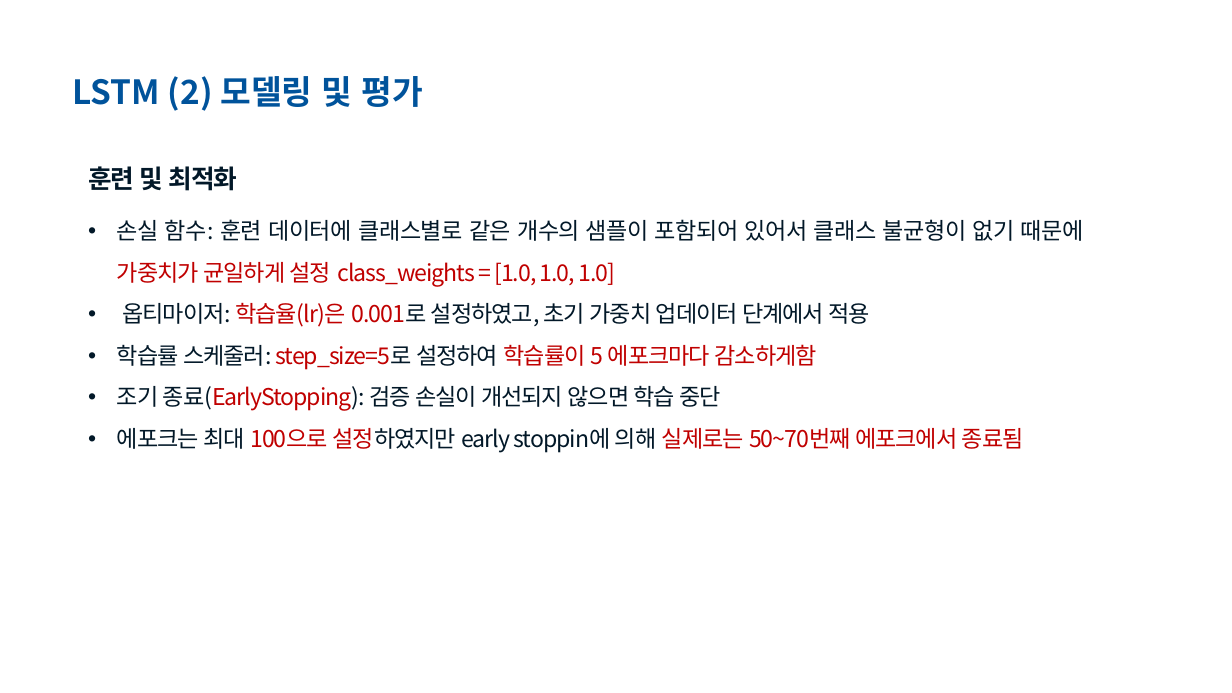
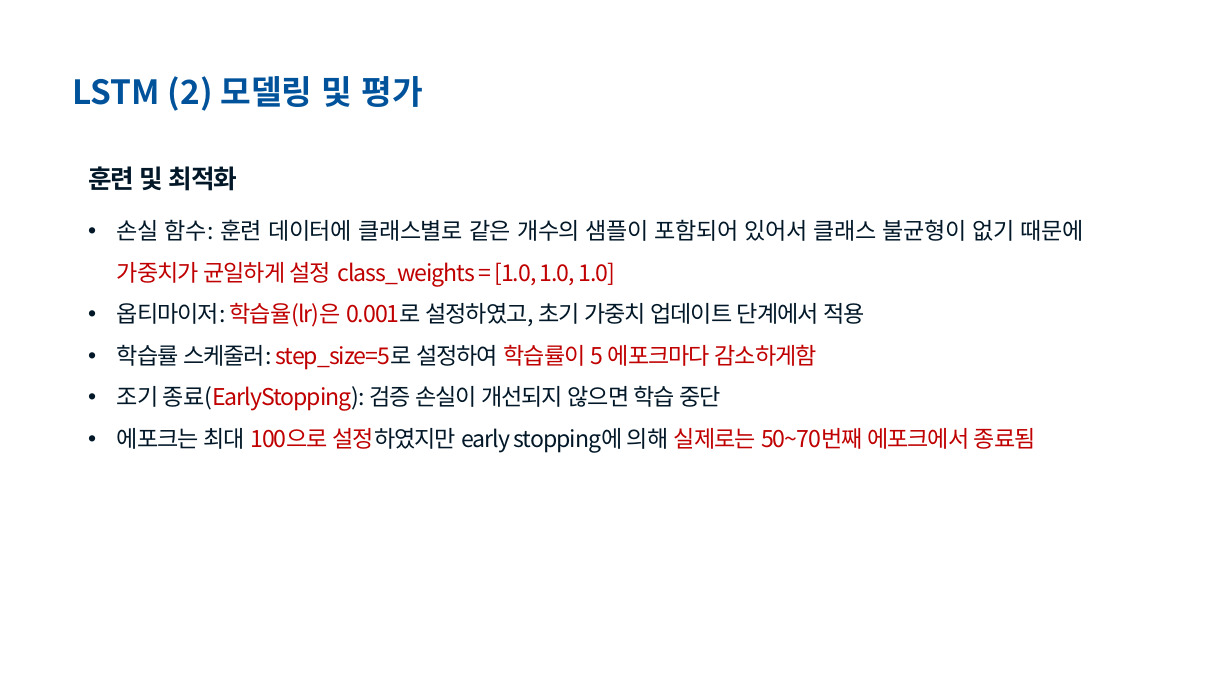
Before and after one commit to ezypzylemon/mini2, a slide deck: slide 6 of 발표자료.pptx. Drawn at 1232x693 pixels with LibreOffice and Linux fonts; fonts in the diff are those of the drawing. Boxes give left, top, right and bottom in pixels: in the first picture for what was removed or moved away, otherwise in the second. Text is boxed around its words. In the diff, an @@ line names an element or a change of style, - is before the commit and + after.

Commit message:
changes

```diff
--- a/발표자료.pptx
+++ b/발표자료.pptx
@@ text at (x1=117, y1=302, x2=865, y2=327): text changed @@
-• 옵티마이저: 학습율(lr)은 0.001로 설정하였고, 초기 가중치 업데이터 단계에서 적용
+• 옵티마이저: 학습율(lr)은 0.001로 설정하였고, 초기 가중치 업데이트 단계에서 적용
@@ text at (x1=117, y1=428, x2=1036, y2=453): text changed; text colour #C00000 to #021828 @@
-• 에포크는 최대 100으로 설정하였지만 early stoppin에 의해 실제로는 50~70번째 에포크에서 종료됨
+• 에포크는 최대 100으로 설정하였지만 early stopping에 의해 실제로는 50~70번째 에포크에서 종료됨
```
Also in this commit, not shown: 2 other slides changed.
